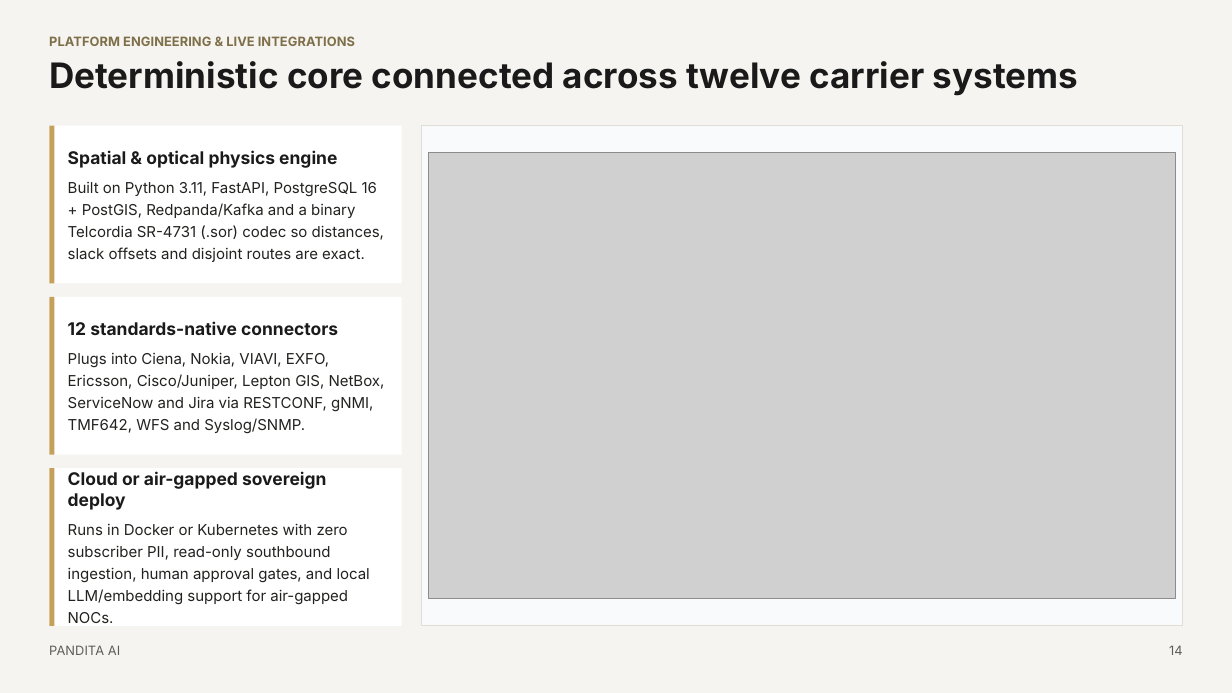
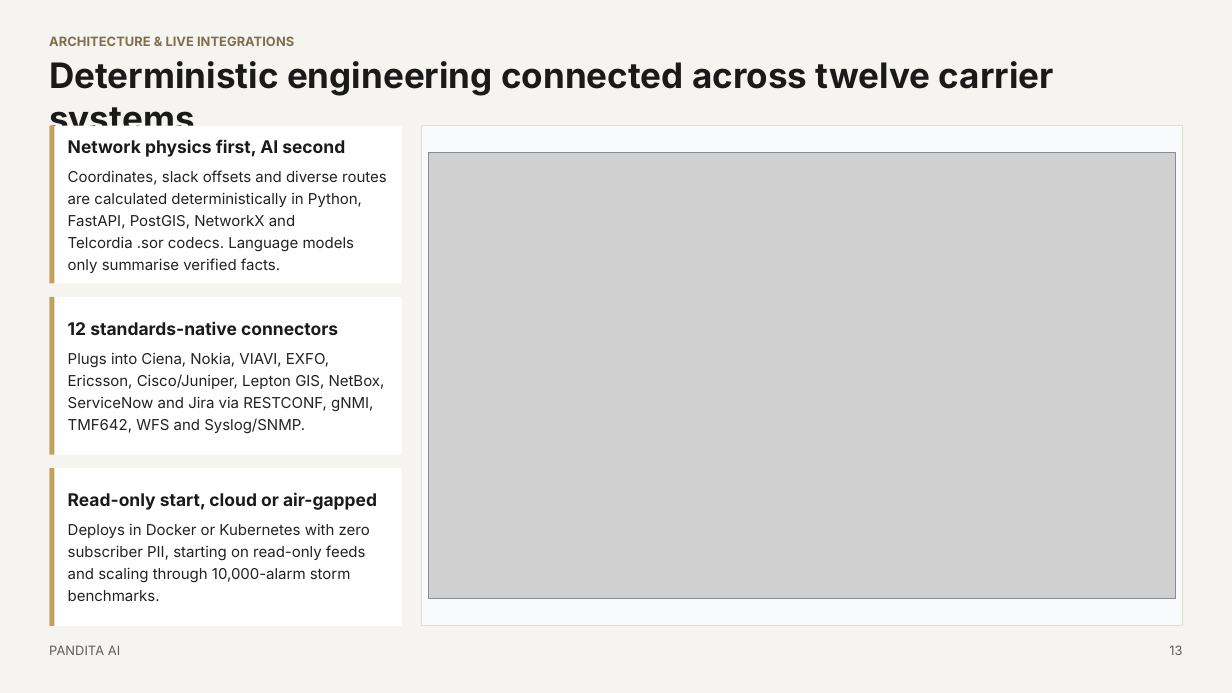
Before and after one commit to bhandiwad/netops, a slide deck: slide 13 of docs/Pandita_for_Telco_Deck_Updated.pptx (slide 14 before the commit). Drawn at 1232x693 pixels with LibreOffice and Linux fonts; fonts in the diff are those of the drawing; grey boxes stand for pictures. Boxes give left, top, right and bottom in pixels: in the first picture for what was removed or moved away, otherwise in the second. Text is boxed around its words. In the diff, an @@ line names an element or a change of style, - is before the commit and + after.

Commit message:
docs: revert Telco deck to 15-slide version; keep AI stack update in standalone Technology_And_Architecture_Overview.pdf

```diff
--- a/docs/Pandita_for_Telco_Deck_Updated.pptx
+++ b/docs/Pandita_for_Telco_Deck_Updated.pptx
@@ text at (49,36,1054,138): text changed @@
-PLATFORM ENGINEERING & LIVE INTEGRATIONS
-Deterministic core connected across twelve carrier systems
+ARCHITECTURE & LIVE INTEGRATIONS
+Deterministic engineering connected across twelve carrier systems
@@ text at (68,139,387,273): text changed @@
-Spatial & optical physics engine
-Built on Python 3.11, FastAPI, PostgreSQL 16 + PostGIS, Redpanda/Kafka and a binary Telcordia SR-4731 (.sor) codec so distances, slack offsets and disjoint routes are exact.
+Network physics first, AI second
+Coordinates, slack offsets and diverse routes are calculated deterministically in Python, FastAPI, PostGIS, NetworkX and Telcordia .sor codecs. Language models only summarise verified facts.
@@ text at (68,492,377,601): text changed @@
-Cloud or air-gapped sovereign deploy
-Runs in Docker or Kubernetes with zero subscriber PII, read-only southbound ingestion, human approval gates, and local LLM/embedding support for air-gapped NOCs.
+Read-only start, cloud or air-gapped
+Deploys in Docker or Kubernetes with zero subscriber PII, starting on read-only feeds and scaling through 10,000-alarm storm benchmarks.
@@ text at (1169,645,1182,655): text changed @@
-14
+13
```
Also in this commit, not shown: 1 other slide changed, 1 slide removed, 1 other file.
